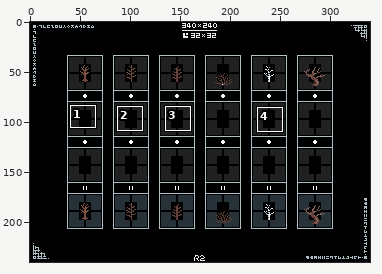
Two states of a pixel-art file, works/pixel_dailies/pixel_dailies_20210902_set_of_trees_v2.aseprite. The first picture is a wide view before the edit; the outline marks the close-up.
Close-up. Before the commit:
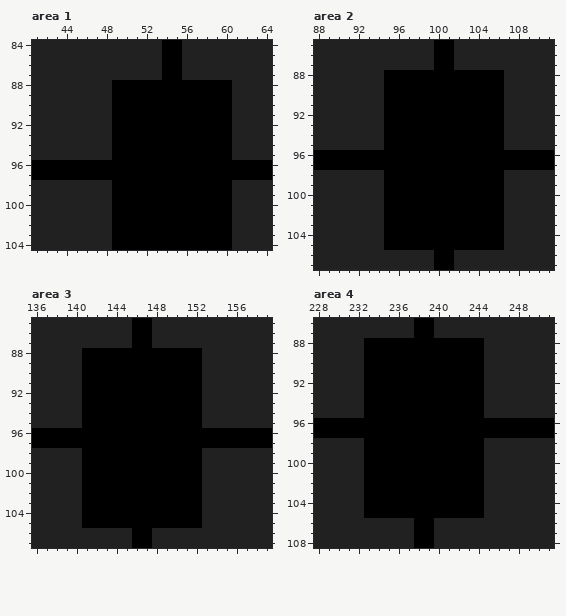
340x240 pixels, 1 frame. Shown: area 1: x 41..64, y 84..104; area 2: x 88..111, y 85..107; area 3: x 136..159, y 85..107; area 4: x 228..251, y 86..108. The commit also changed other parts of the picture, which this record leaves out.
After the commit:
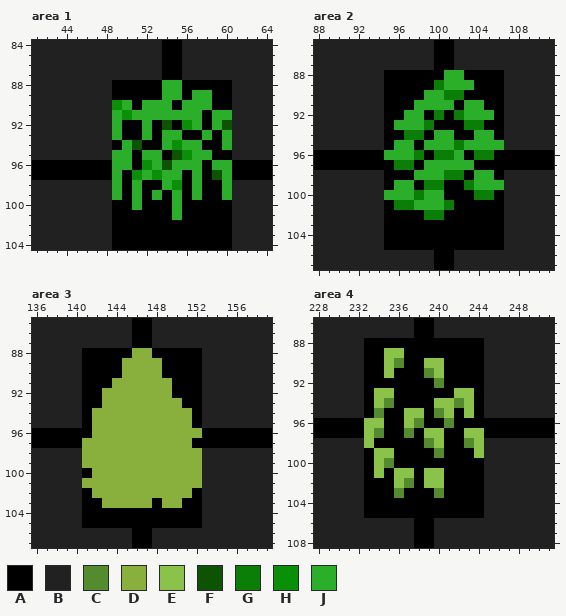
Palette (. is transparent): A #000000  B #212121  C #558b2f  D #89af3d  E #8bc34a  F #0d5302  G #0a7e07  H #0a8f08  J #2baf2b
The edit:
layer "leaf_2" now shown
Area 1, layer "leaf_2":
y 88: x 54..55 AA -> JJ
y 89: x 54..55 AA -> JJ; x 57..58 AA -> JJ
y 90: x 49..50 AA -> HJ; x 52..54 AAA -> JJJ; x 56..58 AAA -> JJJ
y 91: x 49..57 AAAAAAAAA -> JHJJJJJJJ; x 59..60 AA -> JJ
y 92: x 49 A -> J; x 52 A -> J; x 54 A -> F; x 56..57 AA -> HJ; x 59..60 AA -> JF
y 93: x 49 A -> J; x 52 A -> J; x 54..55 AA -> JJ; x 58 A -> J; x 60 A -> J
y 94: x 50..51 AA -> JF; x 54..57 AAAA -> JHJJ; x 60 A -> J
y 95: x 49..50 AA -> JJ; x 52..53 AA -> JJ; x 55..58 AAAA -> FHJJ
y 96: x 49..50 AA -> JJ; x 52..57 AAAAAA -> HJFJJJ; x 59..60 AA -> JJ
y 97: x 49 A -> J; x 51..55 AAAAA -> HJHJJ; x 57 A -> J; x 59..60 AA -> FJ
y 98: x 49 A -> J; x 51 A -> J; x 54..55 AA -> JH; x 57 A -> J; x 60 A -> J
y 99: x 49 A -> J; x 51 A -> J; x 53 A -> J; x 55 A -> J; x 57 A -> J; x 60 A -> J
y 100: x 51 A -> J; x 55 A -> J
y 101: x 55 A -> J
Area 2, layer "leaf_2":
y 88: x 101..102 AA -> JJ
y 89: x 100..103 AAAA -> GJJJ
y 90: x 99..102 AAAA -> JJGG
y 91: x 98..101 AAAA -> JJJJ; x 103..104 AA -> JJ
y 92: x 97..98 AA -> JJ; x 100 A -> G; x 102..105 AAAA -> GJJJ
y 93: x 96..99 AAAA -> JJJG; x 103..104 AA -> GG
y 94: x 97..98 AA -> GG; x 100..101 AA -> JJ; x 104..105 AA -> JJ
y 95: x 96..97 AA -> JJ; x 99..106 AAAAAAAA -> JJJGJJJJ
y 96: x 95..98 AAAA -> JJJG; x 100..102 AAA -> GGJ; x 104..105 AA -> GG
y 97: x 96..97 AA -> GG; x 99..103 AAAAA -> JJJJJ
y 98: x 98..102 AAAAA -> JJJGG; x 104..105 AA -> JJ
y 99: x 96..97 AA -> JJ; x 99..100 AA -> GG; x 103..106 AAAA -> GJJJ
y 100: x 95..100 AAAAAA -> JJJGJJ; x 104..105 AA -> GG
y 101: x 96..101 AAAAAA -> GGJJJG
y 102: x 99..100 AA -> GG
Area 3, layer "leaf_2":
y 88: x 146..147 AA -> DD
y 89..90: x 145..148 AAAA -> DDDD
y 91: x 144..149 AAAAAA -> DDDDDD
y 92: x 143..149 AAAAAAA -> DDDDDDD
y 93: x 143..150 AAAAAAAA -> DDDDDDDD
y 94..95: x 142..151 AAAAAAAAAA -> DDDDDDDDDD
y 96: x 142..152 AAAAAAAAAAA -> DDDDDDDDDDD
y 97: x 141..151 AAAAAAAAAAA -> DDDDDDDDDDD
y 98..99: x 141..152 AAAAAAAAAAAA -> DDDDDDDDDDDD
y 100: x 142..152 AAAAAAAAAAA -> DDDDDDDDDDD
y 101: x 141..152 AAAAAAAAAAAA -> DDDDDDDDDDDD
y 102: x 142..151 AAAAAAAAAA -> DDDDDDDDDD
y 103: x 143..147 AAAAA -> DDDDD; x 149..150 AA -> DD
Area 4, layer "leaf_2":
y 89: x 235..236 AA -> EE
y 90: x 235..236 AA -> EC; x 239..240 AA -> EE
y 91: x 235 A -> E; x 239..240 AA -> CE
y 92: x 240 A -> C
y 93: x 234..235 AA -> EE; x 242..243 AA -> EE
y 94: x 234..235 AA -> EC; x 240..243 AAAA -> EECE
y 95: x 234 A -> C; x 237..238 AA -> EE; x 240..241 AA -> CE; x 243 A -> E
y 96: x 233..234 AA -> EE; x 237..238 AA -> EC; x 241 A -> C
y 97: x 233..234 AA -> EC; x 237 A -> C; x 239..240 AA -> EE; x 243..244 AA -> EE
y 98: x 233 A -> E; x 239..240 AA -> CE; x 243..244 AA -> CE
y 99: x 234..235 AA -> EE; x 240 A -> C; x 244 A -> E
y 100: x 234..235 AA -> EC
y 101: x 234 A -> E; x 236..237 AA -> EE; x 239..240 AA -> EE
y 102: x 236..237 AA -> EC; x 239..240 AA -> EE
y 103: x 236 A -> C; x 240 A -> C
Boxes around the changes in both close-ups, in picture pixels (x1, y1, x2, y2):
changed: (112, 80, 232, 220)
changed: (384, 70, 504, 220)
changed: (82, 348, 202, 508)
changed: (364, 348, 484, 498)
